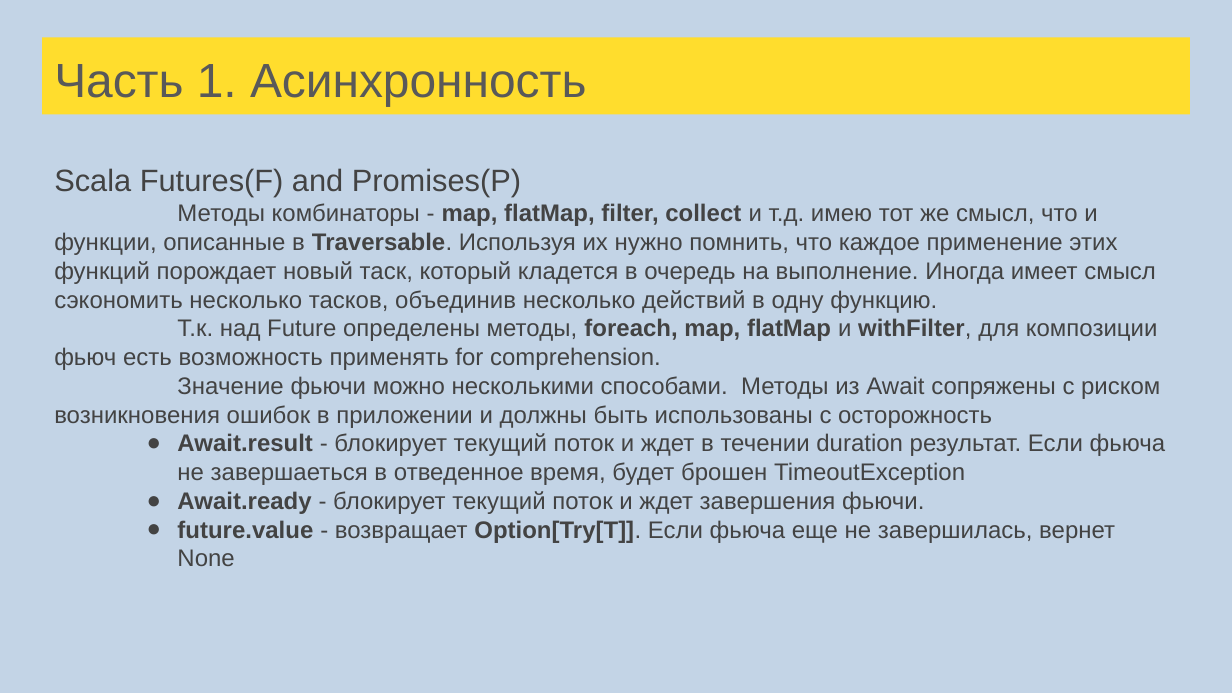
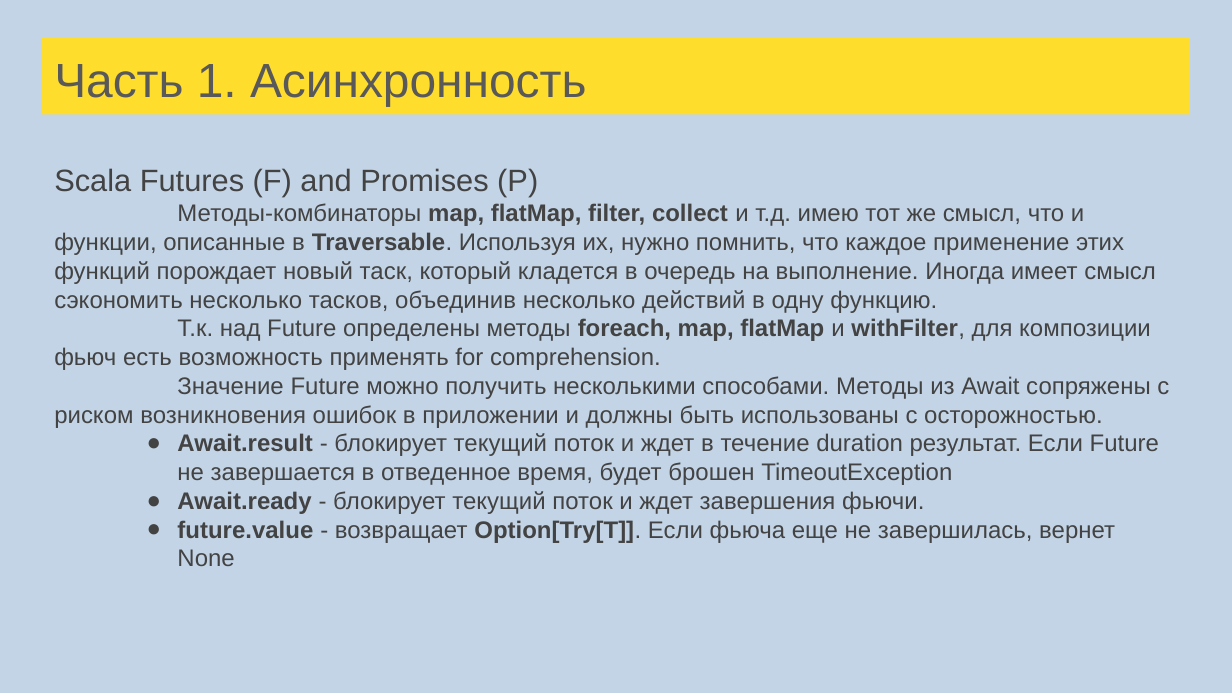
Before and after one commit to sergeypopov83/scala-school, a slide deck: slide 169 of src/main/resources/Лекции Scala для FinTech.pptx. Drawn at 1232x693 pixels with LibreOffice and Linux fonts; fonts in the diff are those of the drawing. Boxes give left, top, right and bottom in pixels: in the first picture for what was removed or moved away, otherwise in the second. Text is boxed around its words. In the diff, an @@ line names an element or a change of style, - is before the commit and + after.

```diff
--- a/src/main/resources/Лекции Scala для FinTech.pptx
+++ b/src/main/resources/Лекции Scala для FinTech.pptx
@@ text at [54,168,1169,485]: text changed @@
-Scala Futures(F) and Promises(P)
-Методы комбинаторы - map, flatMap, filter, collect и т.д. имею тот же смысл, что и функции, описанные в Traversable. Используя их нужно помнить, что каждое применение этих функций порождает новый таск, который кладется в очередь на выполнение. Иногда имеет смысл сэкономить несколько тасков, объединив несколько действий в одну функцию.
-Т.к. над Future определены методы, foreach, map, flatMap и withFilter, для композиции фьюч есть возможность применять for comprehension.
-Значение фьючи можно несколькими способами. Методы из Await сопряжены с риском возникновения ошибок в приложении и должны быть использованы с осторожность
-● Await.result - блокирует текущий поток и ждет в течении duration результат. Если фьюча не завершаеться в отведенное время, будет брошен TimeoutException
+Scala Futures (F) and Promises (P)
+Методы-комбинаторы map, flatMap, filter, collect и т.д. имею тот же смысл, что и функции, описанные в Traversable. Используя их, нужно помнить, что каждое применение этих функций порождает новый таск, который кладется в очередь на выполнение. Иногда имеет смысл сэкономить несколько тасков, объединив несколько действий в одну функцию.
+Т.к. над Future определены методы foreach, map, flatMap и withFilter, для композиции фьюч есть возможность применять for comprehension.
+Значение Future можно получить несколькими способами. Методы из Await сопряжены с риском возникновения ошибок в приложении и должны быть использованы с осторожностью.
+● Await.result - блокирует текущий поток и ждет в течение duration результат. Если Future не завершается в отведенное время, будет брошен TimeoutException
```
Also in this commit, not shown: 35 other slides changed, 16 slides added, 1 slide removed, 1 other file.
